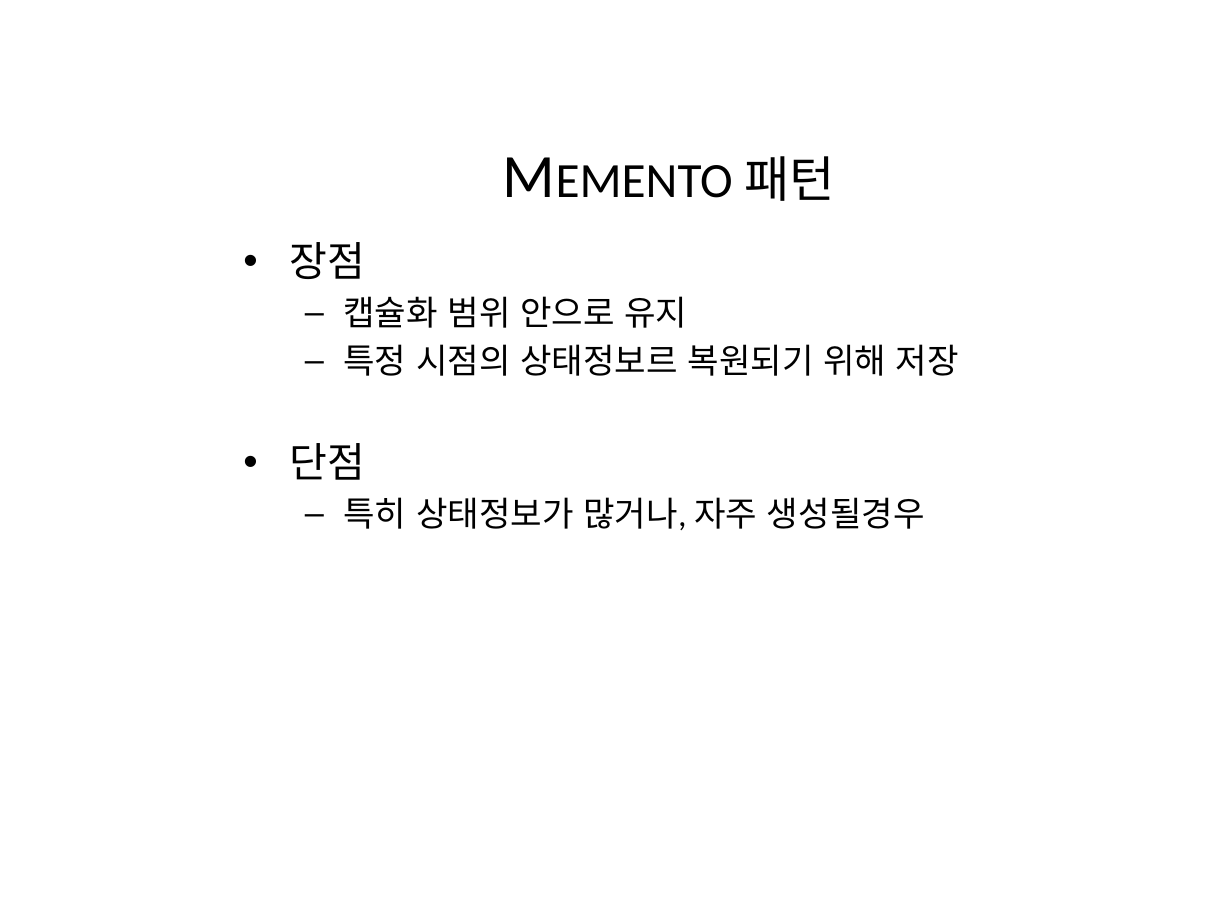
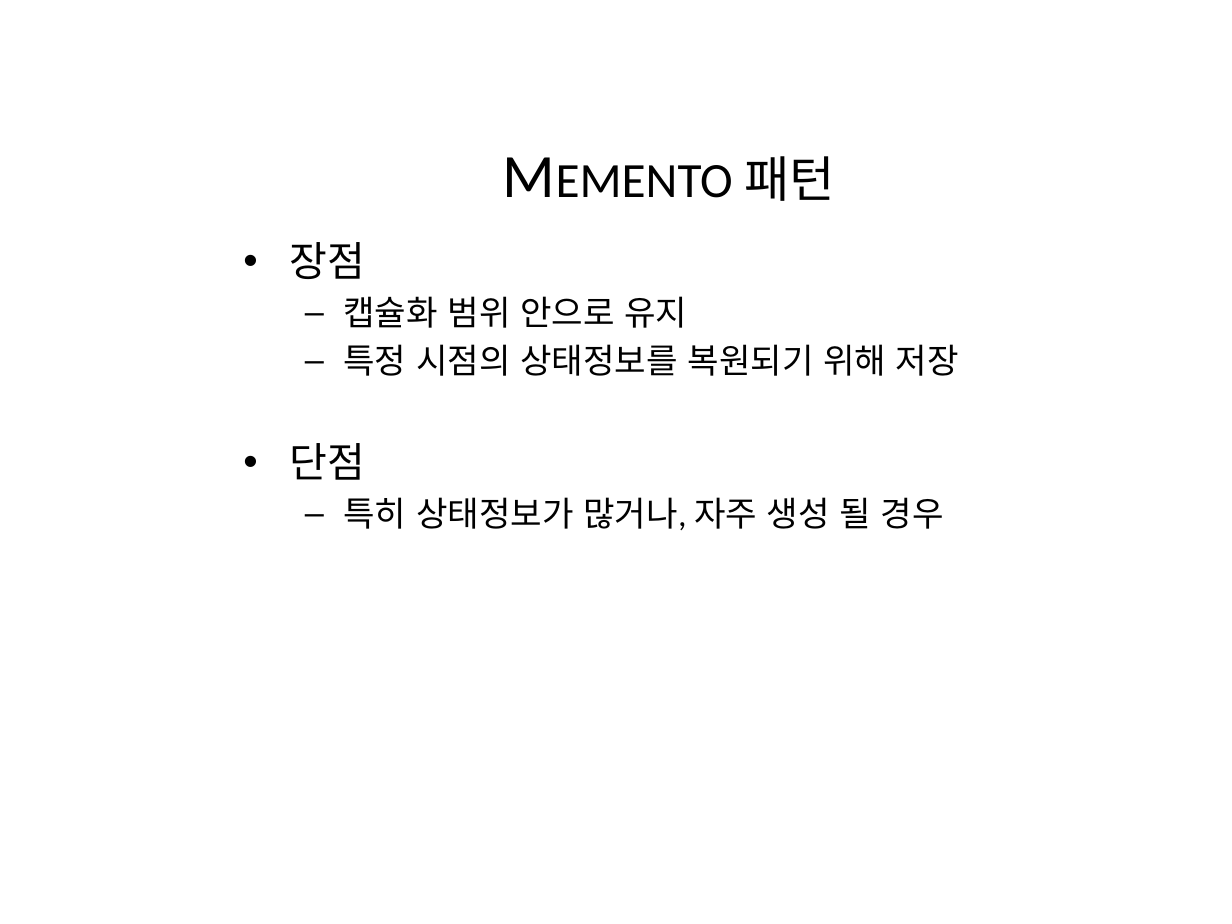
Before and after one commit to CppKorea/DesignPattern, a slide deck: slide 7 of 5th Sutdy/Memento/Memento.pptx. Drawn at 1232x924 pixels with LibreOffice and Linux fonts; fonts in the diff are those of the drawing; background and template pictures are left out. Boxes give left, top, right and bottom in pixels: in the first picture for what was removed or moved away, otherwise in the second. Text is boxed around its words. In the diff, an @@ line names an element or a change of style, - is before the commit and + after.

```diff
--- a/5th Sutdy/Memento/Memento.pptx
+++ b/5th Sutdy/Memento/Memento.pptx
@@ text at bbox=[343, 344, 959, 376]: text changed @@
-  – 특정 시점의 상태정보르 복원되기 위해 저장
+  – 특정 시점의 상태정보를 복원되기 위해 저장
@@ text at bbox=[343, 497, 944, 530]: spaces changed @@
-  – 특히 상태정보가 많거나, 자주 생성될경우
+  – 특히 상태정보가 많거나, 자주 생성 될 경우
```
Also in this commit, not shown: 6 other files.
